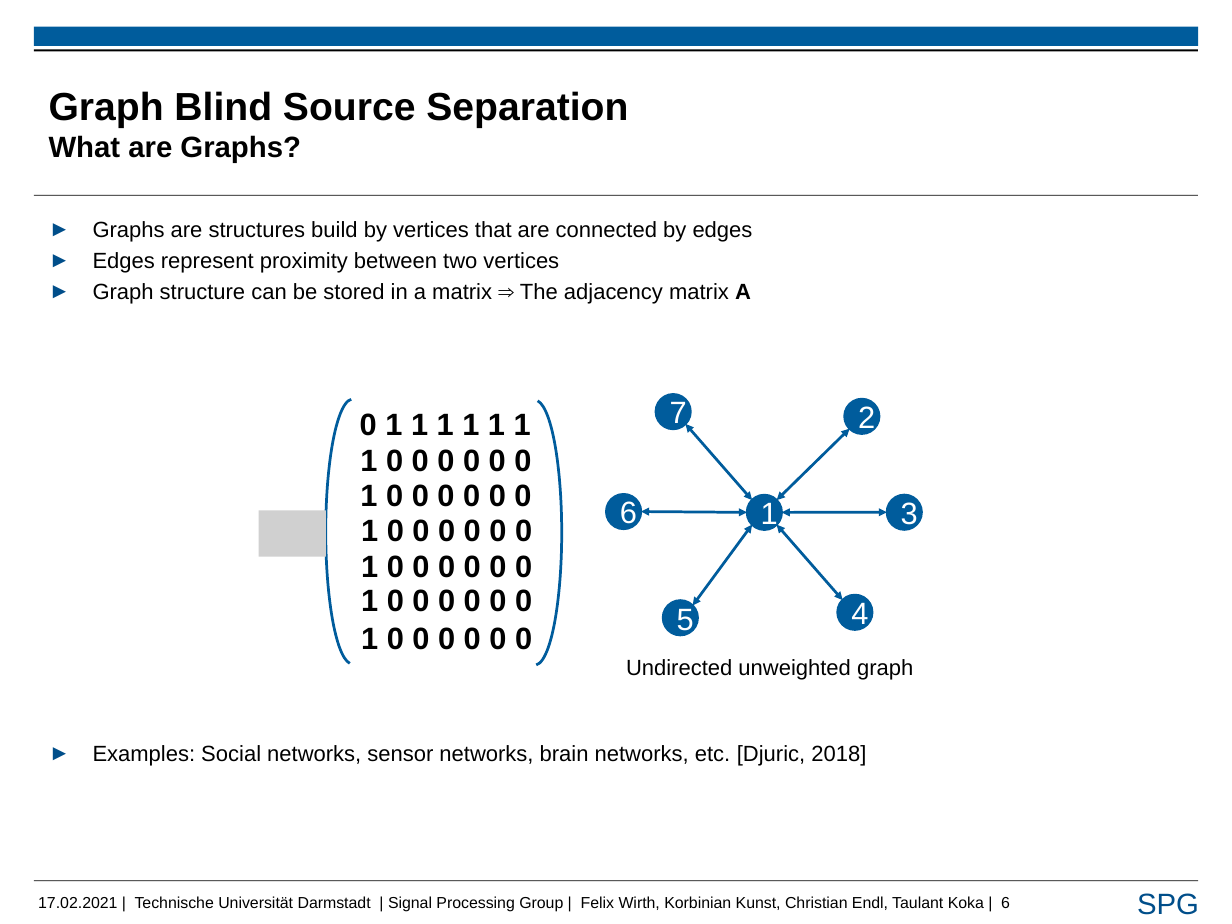
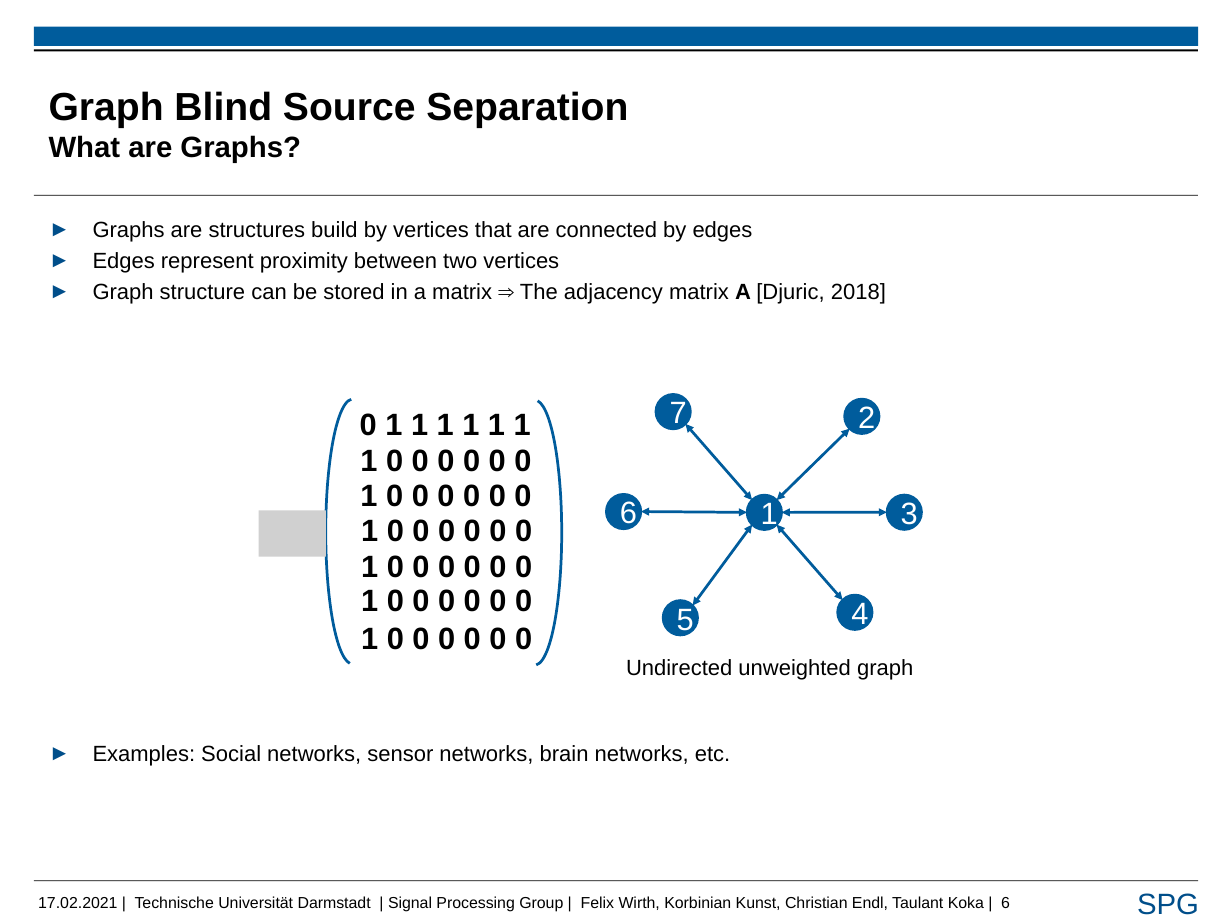
Before and after one commit to FelixUniDa/EEG-Project, a slide deck: slide 6 of Presentation/Taulant_pres_rsp.pptx. Drawn at 1232x924 pixels with LibreOffice and Linux fonts; fonts in the diff are those of the drawing; grey boxes stand for pictures; background and template pictures are left out. Boxes give left, top, right and bottom in pixels: in the first picture for what was removed or moved away, otherwise in the second. Text is boxed around its words. In the diff, an @@ line names an element or a change of style, - is before the commit and + after.

```diff
--- a/Presentation/Taulant_pres_rsp.pptx
+++ b/Presentation/Taulant_pres_rsp.pptx
@@ text at [93,283,886,766]: text changed @@
-► Graph structure can be stored in a matrix ⇒ The adjacency matrix A
-► Examples: Social networks, sensor networks, brain networks, etc. [Djuric, 2018]
+► Graph structure can be stored in a matrix ⇒ The adjacency matrix A [Djuric, 2018]
+► Examples: Social networks, sensor networks, brain networks, etc.
```
Also in this commit, not shown: 1 other slide changed, 1 other file.
